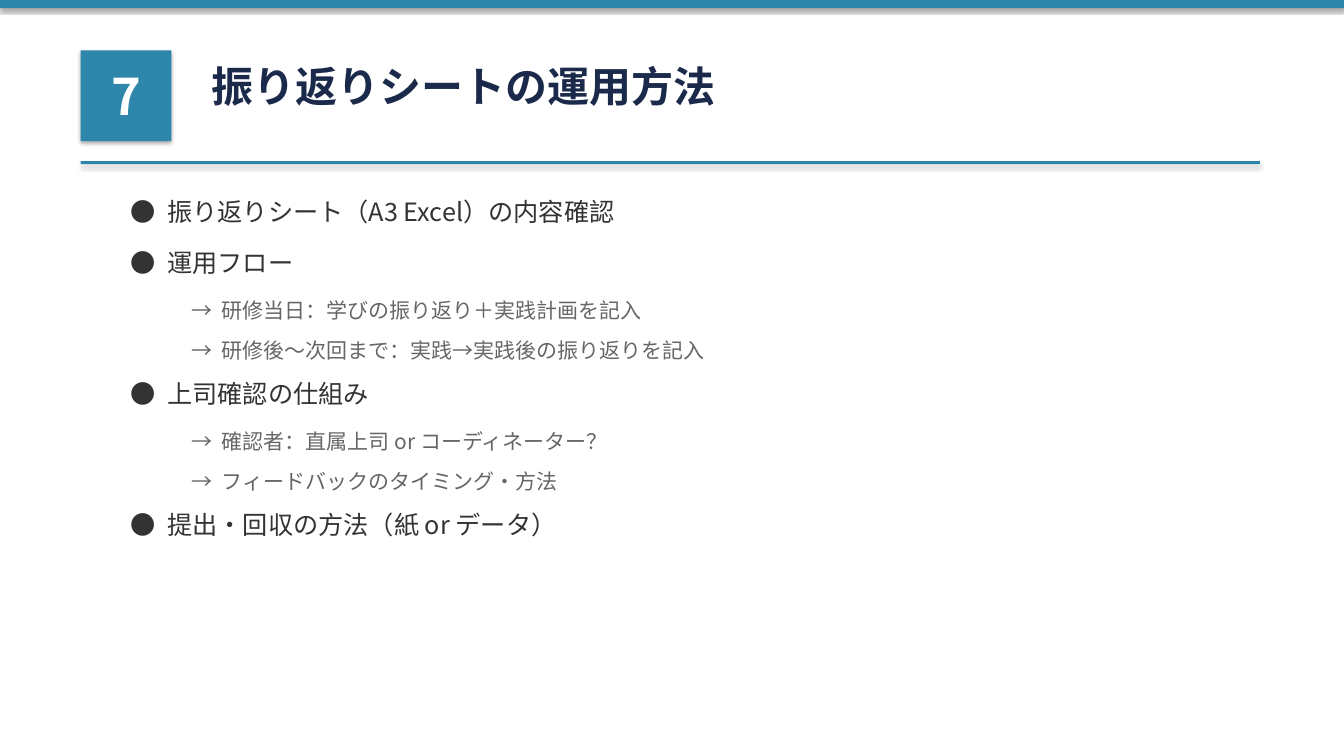
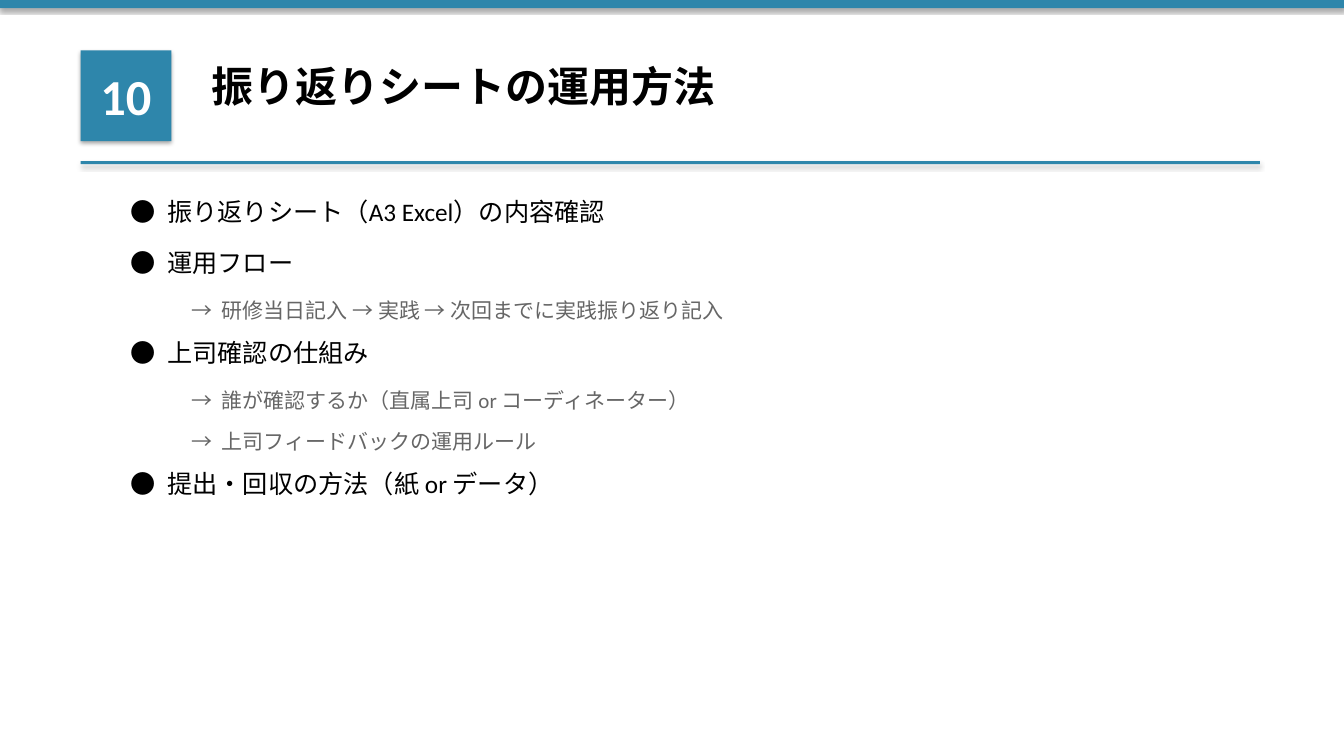
Before and after one commit to ennoshita-inc/training-taiko-kanri, a slide deck: slide 12 of clients/大晃産業/03_日程調整/【アジェンダ】20260323_打合せ.pptx (slide 9 before the commit). Drawn at 1344x756 pixels with LibreOffice and Linux fonts; fonts in the diff are those of the drawing. Boxes give left, top, right and bottom in pixels: in the first picture for what was removed or moved away, otherwise in the second. Text is boxed around its words. In the diff, an @@ line names an element or a change of style, - is before the commit and + after.

```diff
--- a/clients/大晃産業/03_日程調整/【アジェンダ】20260323_打合せ.pptx
+++ b/clients/大晃産業/03_日程調整/【アジェンダ】20260323_打合せ.pptx
@@ text "振り返りシートの運用方法" at [211, 66, 715, 106]: font Noto Sans CJK JP to Calibri, text colour #1B2A4A to #000000 @@
@@ text in rectangle at [100, 82, 151, 116]: text changed; font Noto Sans CJK JP to Calibri @@
-7
+10
@@ text at [222, 300, 724, 320]: text changed; font Noto Sans CJK JP to Calibri @@
-→ 研修当日：学びの振り返り＋実践計画を記入
+→ 研修当日記入 → 実践 → 次回までに実践振り返り記入
@@ text "● 上司確認の仕組み": place and size @@
-text "● 上司確認の仕組み" at [167, 382, 369, 405]
+text "● 上司確認の仕組み" at [167, 341, 369, 364]
@@ text removed at [222, 340, 705, 360] @@
-→ 研修後〜次回まで：実践→実践後の振り返りを記入
@@ text added at [222, 390, 689, 410], 15 pt, text #666666 @@
+→ 誰が確認するか（直属上司 or コーディネーター）
@@ text at [222, 431, 537, 451]: text changed; font Noto Sans CJK JP to Calibri @@
-→ 確認者：直属上司 or コーディネーター？
+→ 上司フィードバックの運用ルール
@@ font Noto Sans CJK JP to Calibri, text colour #333333 to #000000 in 4 elements at [167, 199, 605, 224], [167, 251, 293, 274], [167, 341, 369, 364], [167, 471, 554, 496] @@
@@ text "● 提出・回収の方法（紙 or データ）": place and size @@
-text "● 提出・回収の方法（紙 or データ）" at [167, 512, 557, 537]
+text "● 提出・回収の方法（紙 or データ）" at [167, 471, 554, 496]
@@ text removed at [222, 471, 558, 491] @@
-→ フィードバックのタイミング・方法
```
Also in this commit, not shown: 13 other slides changed, 3 slides added, 1 slide removed, 2 other files.
